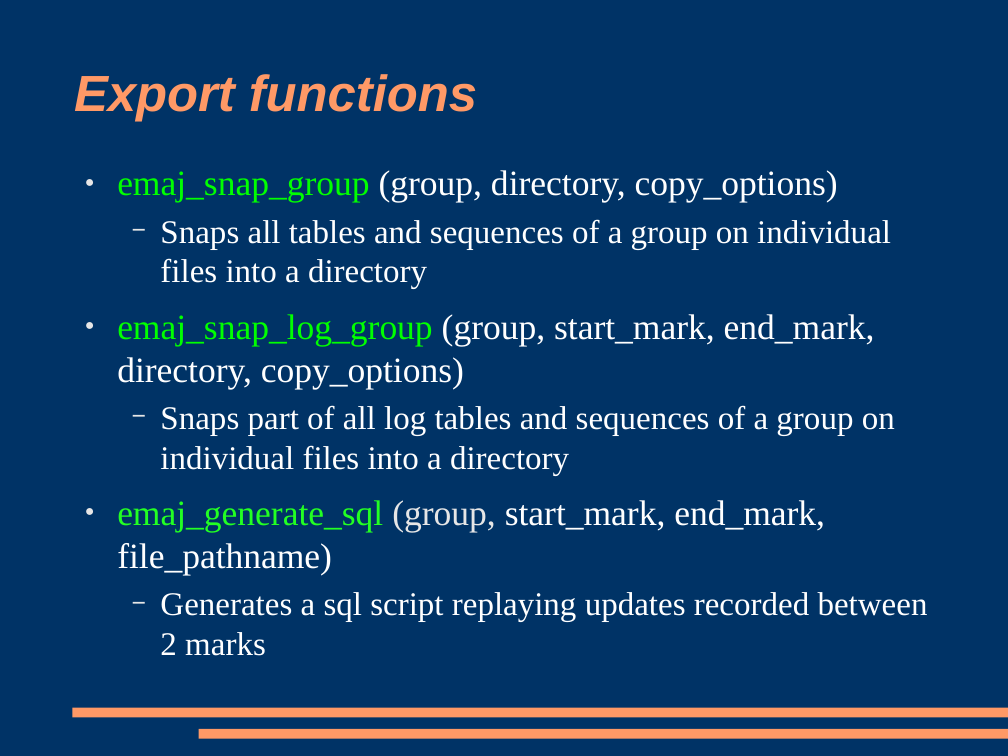
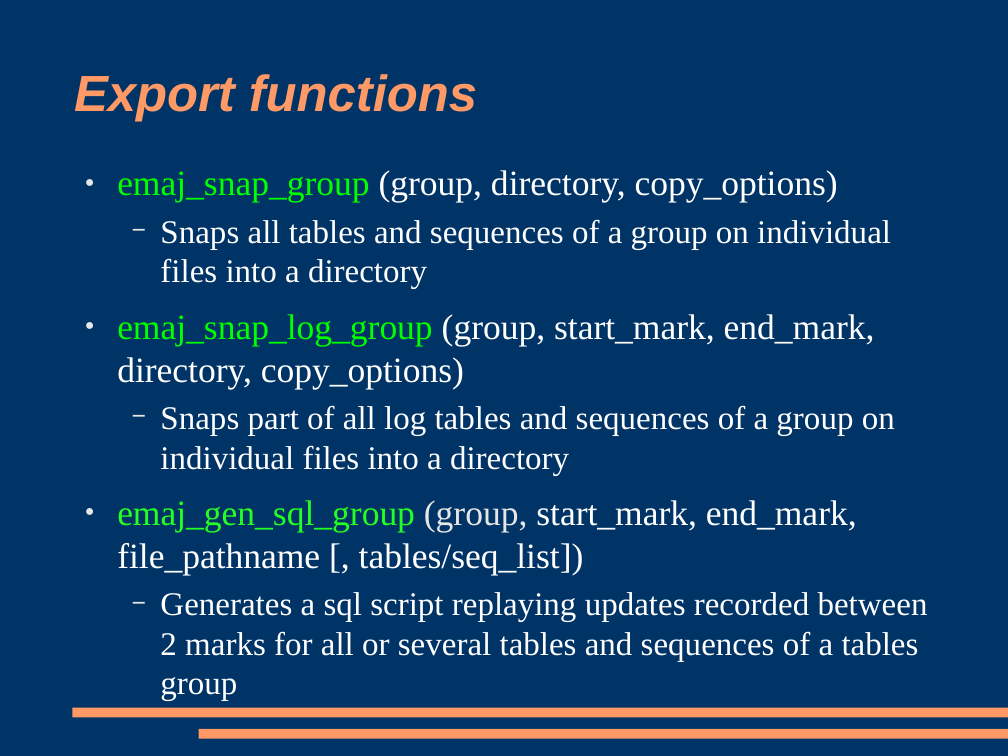
Before and after one commit to beaud76/emaj_doc, a slide deck: slide 24 of Emaj_pres_en.odp (slide 23 before the commit). Drawn at 1008x756 pixels with LibreOffice and Linux fonts; fonts in the diff are those of the drawing. Boxes give left, top, right and bottom in pixels: in the first picture for what was removed or moved away, otherwise in the second. Text is boxed around its words. In the diff, an @@ line names an element or a change of style, - is before the commit and + after.

```diff
--- a/Emaj_pres_en.odp
+++ b/Emaj_pres_en.odp
@@ text at <box>117,500,928,701</box>: text changed; size 28 to 26 pt @@
-● emaj_generate_sql (group, start_mark, end_mark, file_pathname)
-  − Generates a sql script replaying updates recorded between 2 marks
+● emaj_gen_sql_group (group, start_mark, end_mark, file_pathname [, tables/seq_list])
+  − Generates a sql script replaying updates recorded between 2 marks for all or several tables and sequences of a tables group
```
Also in this commit, not shown: 13 other slides changed, 4 slides added, 2 slides removed, 3 other files.
